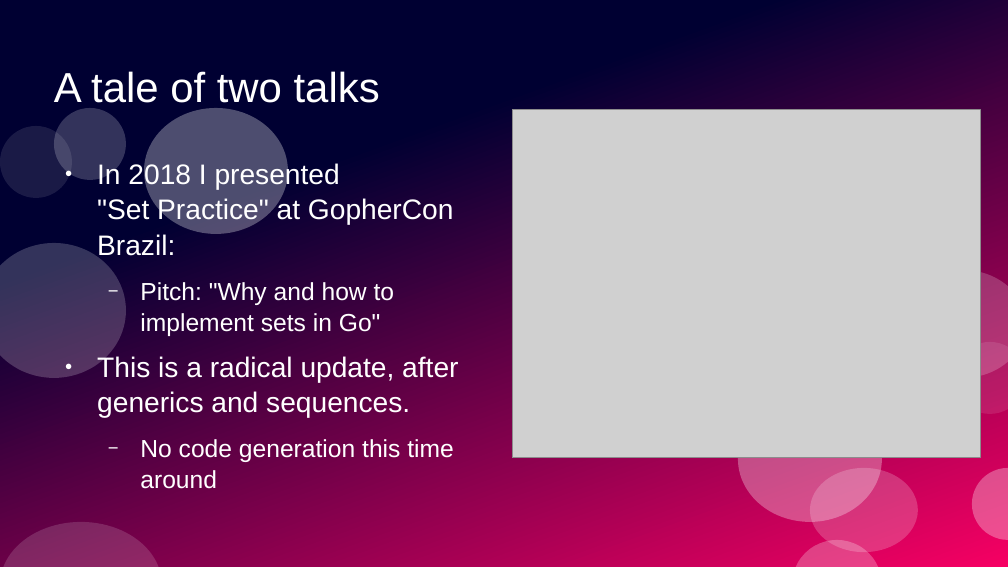
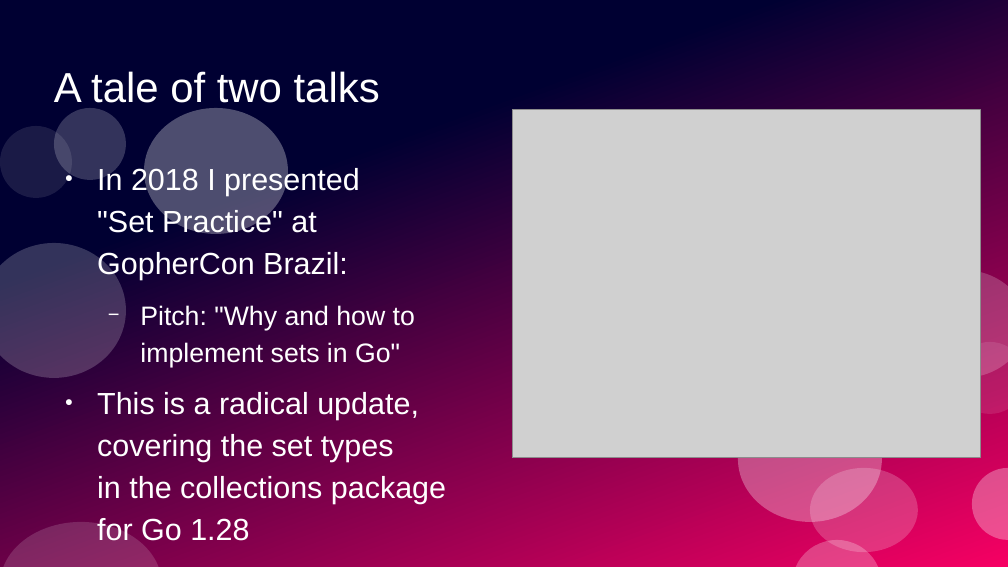
Before and after one commit to ramalho/sets-in-go, a slide deck: slide 3 of sets-in-go.odp. Drawn at 1008x567 pixels with LibreOffice and Linux fonts; fonts in the diff are those of the drawing; grey boxes stand for pictures. Boxes give left, top, right and bottom in pixels: in the first picture for what was removed or moved away, otherwise in the second. Text is boxed around its words. In the diff, an @@ line names an element or a change of style, - is before the commit and + after.

Commit message:
slides update

```diff
--- a/sets-in-go.odp
+++ b/sets-in-go.odp
@@ text at (97,166,415,367): size 22.2 to 24 pt in "In 2018 I presented "Set Practice" at ..."; size 19.4 to 21 pt in "Pitch: "Why and how to implement sets ..."; line spacing 1.05 to 1.15 @@
@@ text at (97,392,446,541): text changed; size 22.2 to 24 pt @@
-● This is a radical update, after generics and sequences.
-  − No code generation this time around
+● This is a radical update, covering the set types
+  in the collections package
+  for Go 1.28
```
Also in this commit, not shown: 2 slides added.
